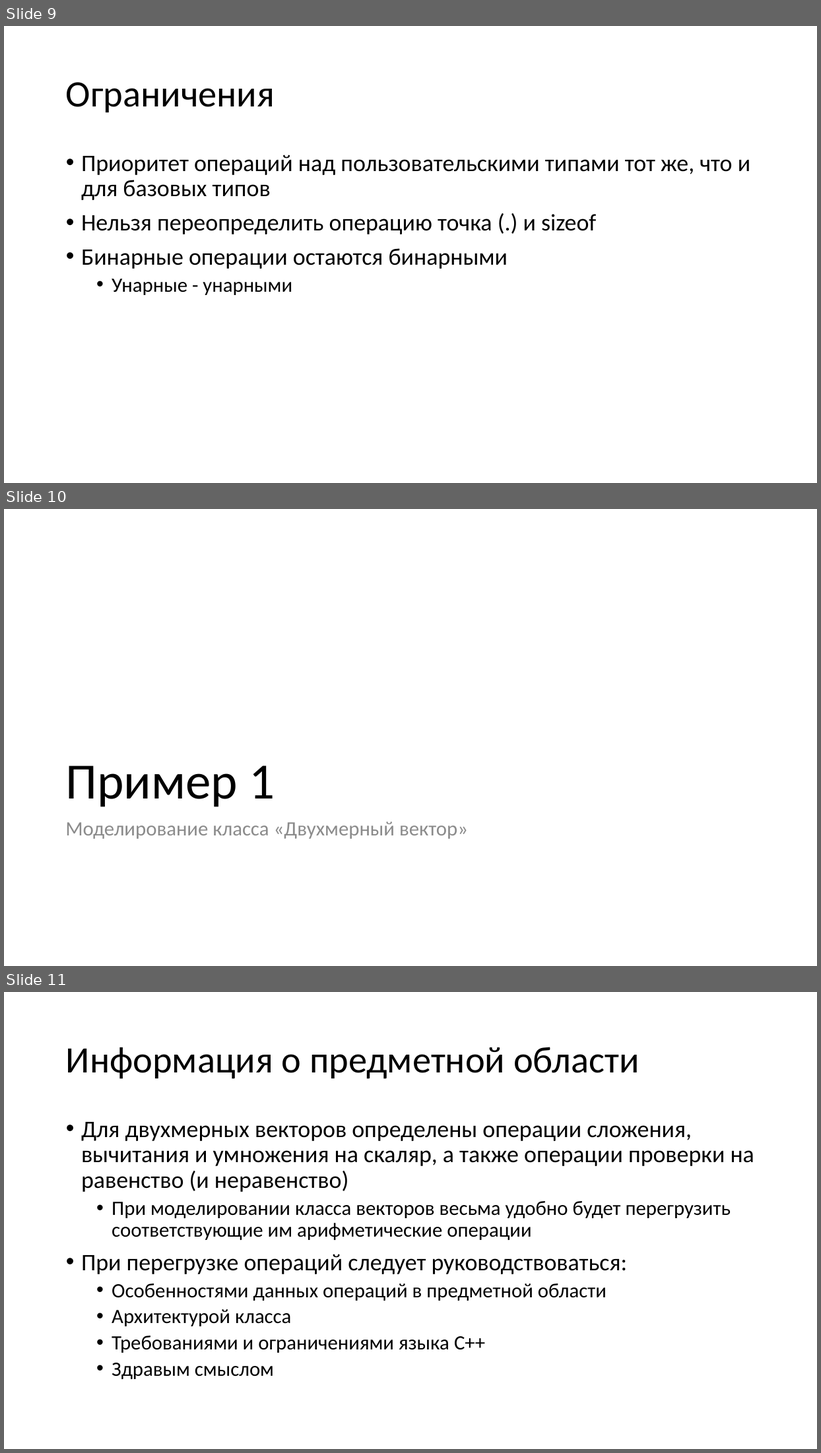
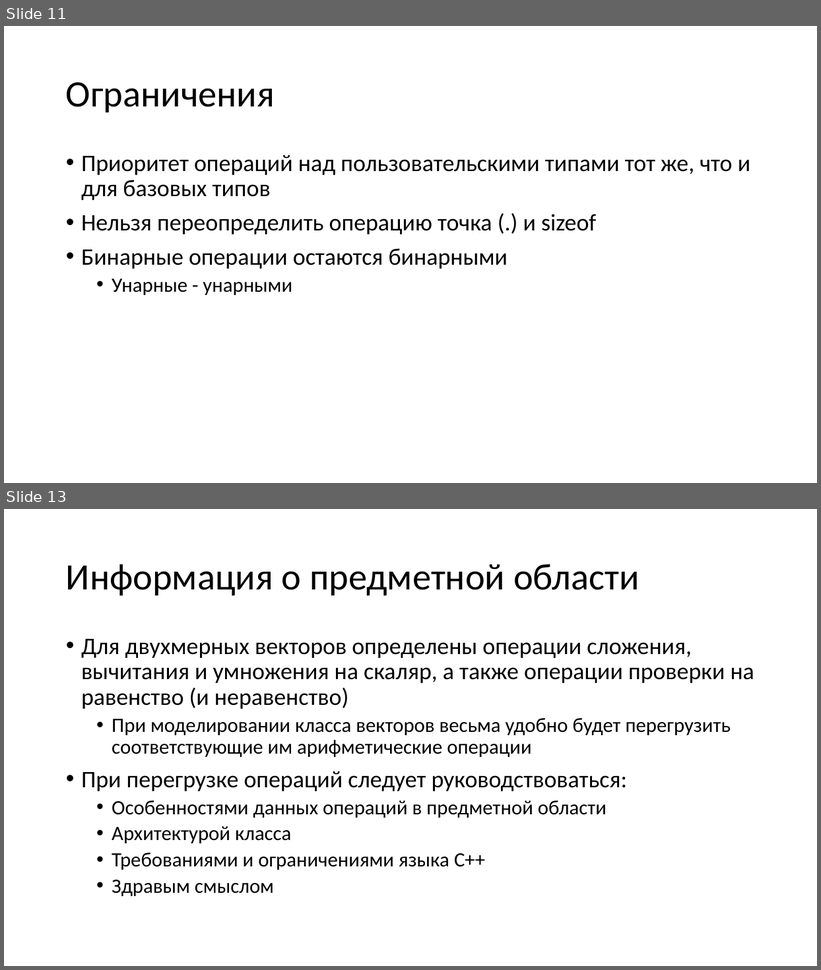
Before and after one commit to alexey-malov/oop, a slide deck: lectures/04/Дружественные функции и классы. Перегрузка операций.pptx. Shown one above the other, each under a label of ours: slides 9, 10 and 11 before the commit, slides 11 and 13 after it; the slides between them are not shown. The pictures are 821x1453 and 821x970 pixels, drawn with LibreOffice and Linux fonts; fonts in the diff are those of the drawing. Boxes give left, top, right and bottom in pixels: in the first picture for what was removed or moved away, otherwise in the second. Text is boxed around its words. In the diff, an @@ line names an element or a change of style, - is before the commit and + after.

```diff
--- a/lectures/04/Дружественные функции и классы. Перегрузка операций.pptx
+++ b/lectures/04/Дружественные функции и классы. Перегрузка операций.pptx
@@ slide 10 removed at [4, 509, 817, 966], background #FFFFFF @@
@@ title removed at [65, 766, 275, 807] @@
-Пример 1
@@ text removed at [65, 822, 468, 839] @@
-Моделирование класса «Двухмерный вектор»
@@ what was slide 9 is now slide 11 @@
@@ what was slide 11 is now slide 13 @@
```
Also in this commit, not shown: 4 slides changed, 4 slides added, 1 other file.
